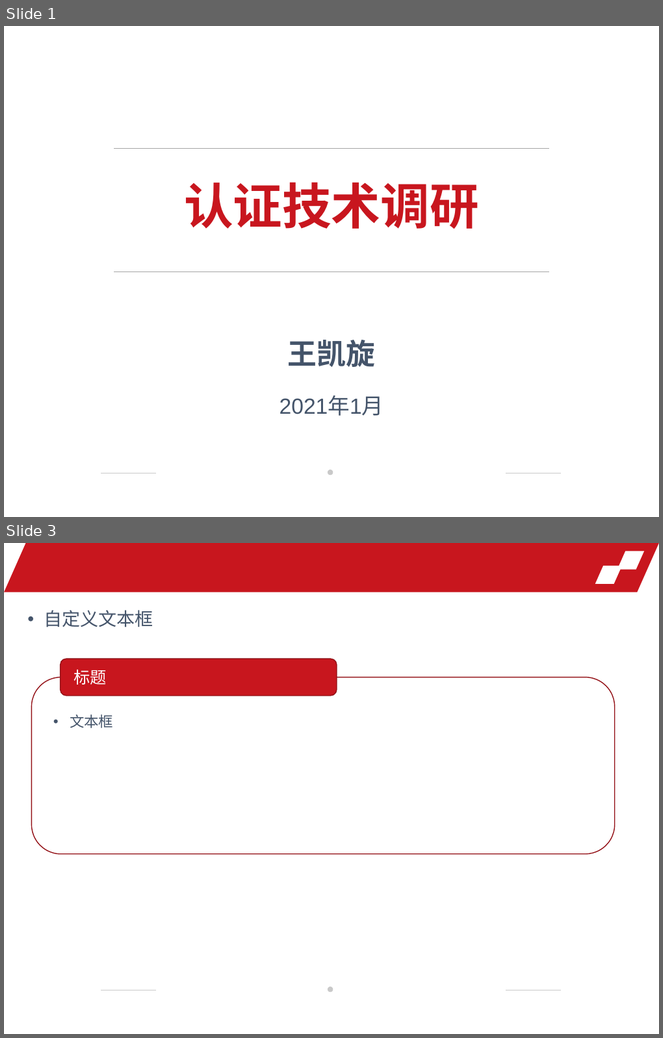
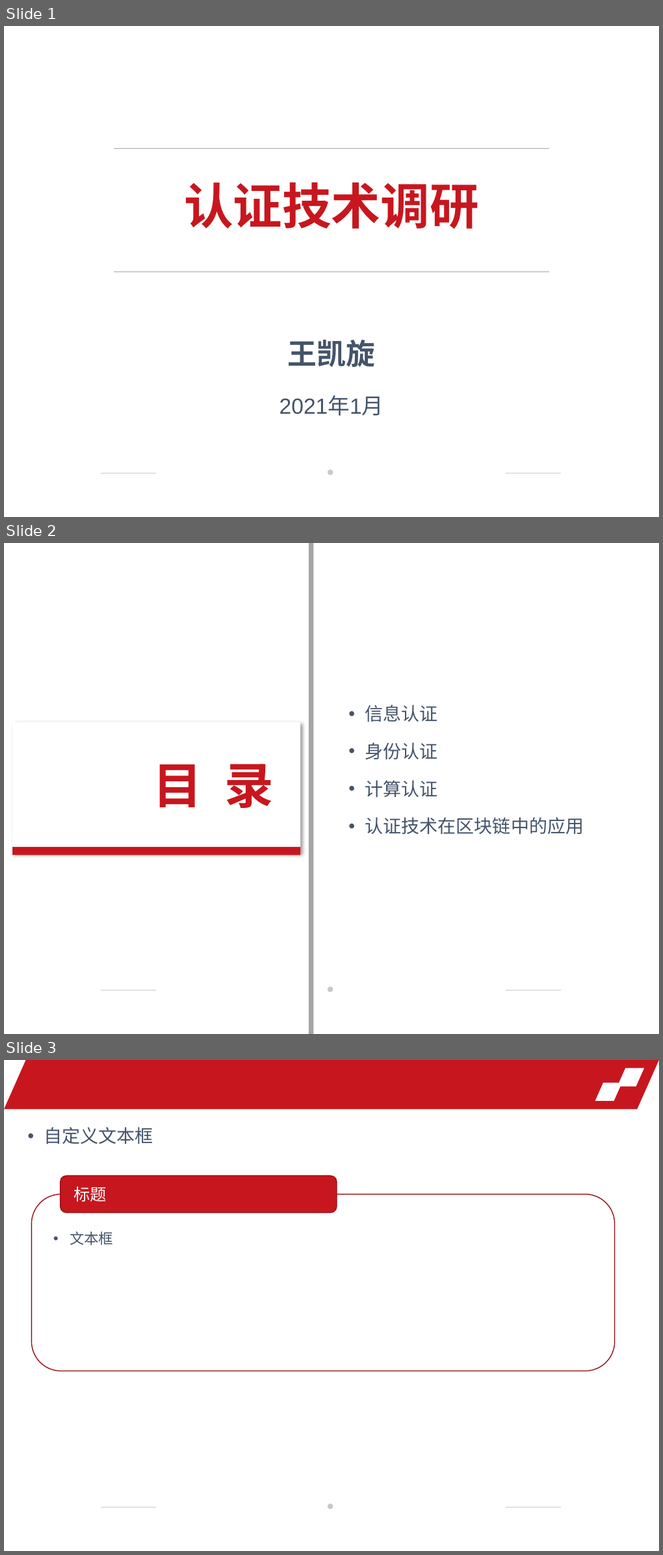
Before and after one commit to Voidkai/Authentication-and-Application, a slide deck: 认证技术调研.pptx. Shown one above the other, each under a label of ours: slides 1 and 3 before the commit, slides 1, 2 and 3 after it; the slides between them are not shown. The pictures are 663x1038 and 663x1555 pixels, drawn with LibreOffice and Linux fonts; fonts in the diff are those of the drawing; background and template pictures are left out. Boxes give left, top, right and bottom in pixels: in the first picture for what was removed or moved away, otherwise in the second. Text is boxed around its words. In the diff, an @@ line names an element or a change of style, - is before the commit and + after.

```diff
--- a/认证技术调研.pptx
+++ b/认证技术调研.pptx
@@ slide 2 added at (4, 543, 659, 1034), background picture (left out); not listed: 3 template elements that a slide beside it also shows @@
@@ rectangle added at (309, 543, 313, 1034), fill #A5A5A5 @@
@@ text added at (365, 705, 584, 835), 20 pt, text #44546A @@
+• 信息认证
+• 身份认证
+• 计算认证
+• 认证技术在区块链中的应用
@@ rectangle added at (12, 722, 300, 854), fill #FFFFFF @@
@@ text added at (153, 764, 274, 808), 54 pt, text #C8161E, bold @@
+目 录
@@ rectangle added at (12, 847, 300, 854), fill #C8161E @@
```
Also in this commit, not shown: 1 slide removed.
